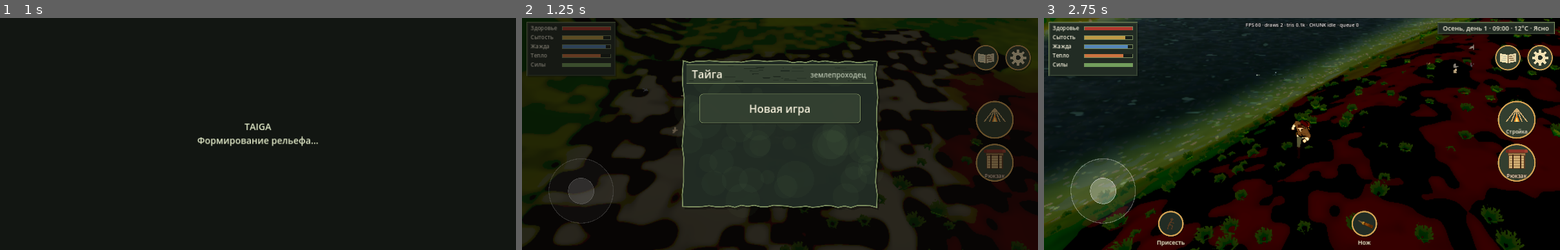
Above: before the commit, frames 1-3 (left to right).
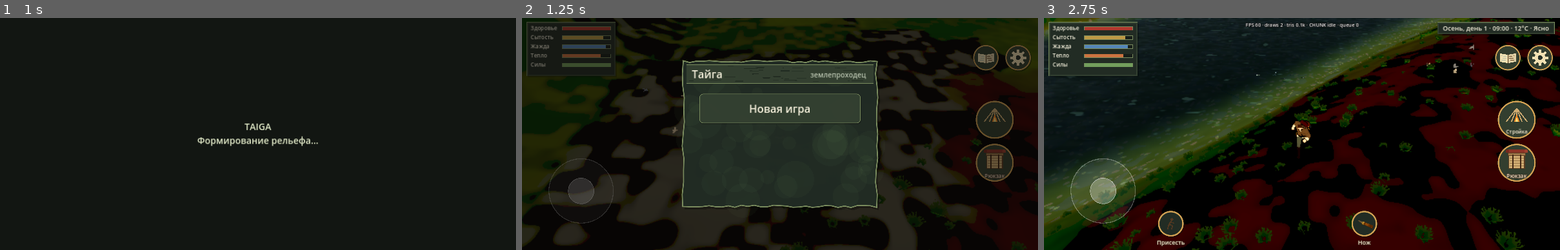
Above: after the commit, the same moments.

Repository: Masuku4129/Game
Game: Godot game, scene res://scenes/main.tscn
The game is run twice, just before and just after one commit, with the same random seed, the same clock (stepped at 60 frames per second) and the same inputs.
Inputs (mouse positions are in pixels of both pictures, inside the frame that each line leads up to):
- Up to frame 1 (1 s): tap Enter at 0.5 s; move the mouse to (371, 122) at 0.52 s; tap K at 0.6 s; click (371, 122) at 0.67 s
- Up to frame 2 (1.25 s): no input
- Up to frame 3 (2.75 s): click "Новая игра" at 1.25 s; tap Space at 2 s; drag from (1198, 145) to (1276, 180) at 2.02 s

Frame 1 is identical in both runs. In frame 2, less than 0.1% of the frame differs, in the area x 50-100%, y 52-100%; in frame 3, 0.7%, in the area x 0-100%, y 0-100%.
Error in both runs: Invalid access to property or key 'process_frame' on a base object of type 'null instance'. (res://scripts/main.gd:1092)

Commit message:
Restore original grass stroke width

Diff:
--- a/game/scripts/pveg.gd
+++ b/game/scripts/pveg.gd
@@ -156,7 +156,7 @@
 		var x0 := r.randf_range(0.12, 0.88)
 		var bend := r.randf_range(-0.25, 0.25)
 		var top := r.randf_range(0.05, 0.5)
-		var wd := r.randf_range(0.05, 0.09)
+		var wd := r.randf_range(0.03, 0.06)
 		var g := r.randf()
 		for y in h:
 			var t := float(y) / h
